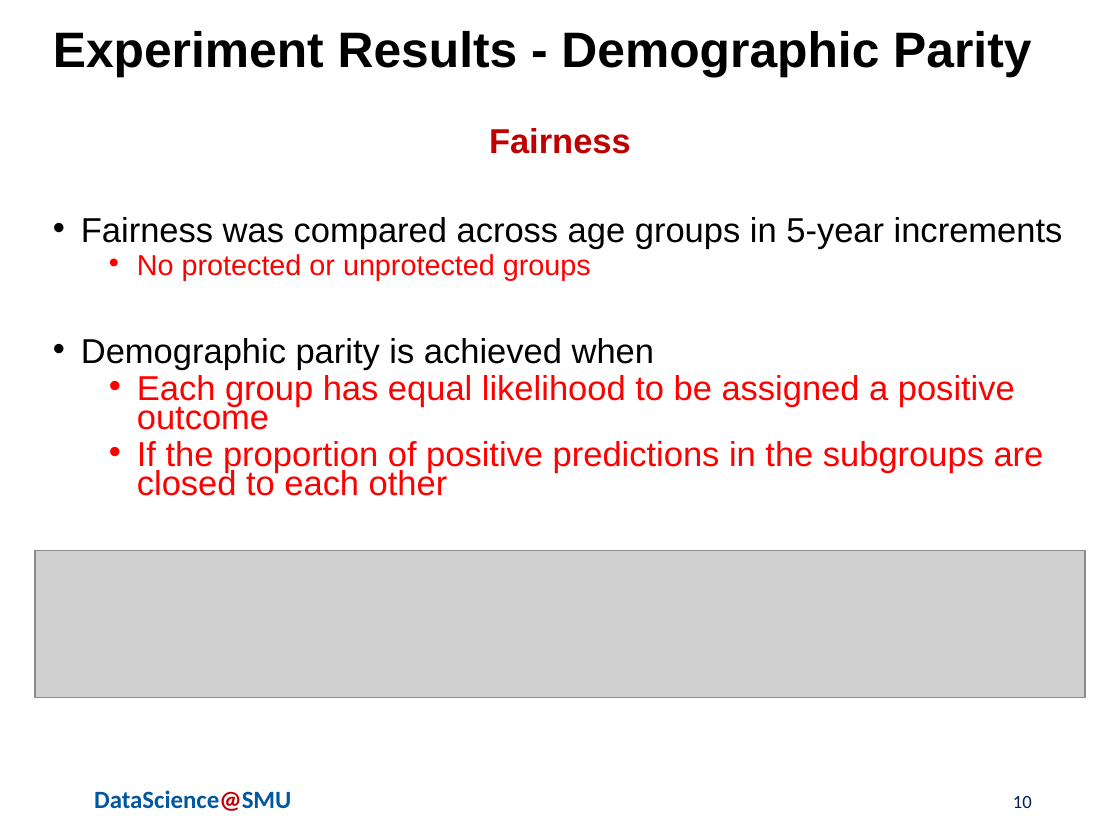
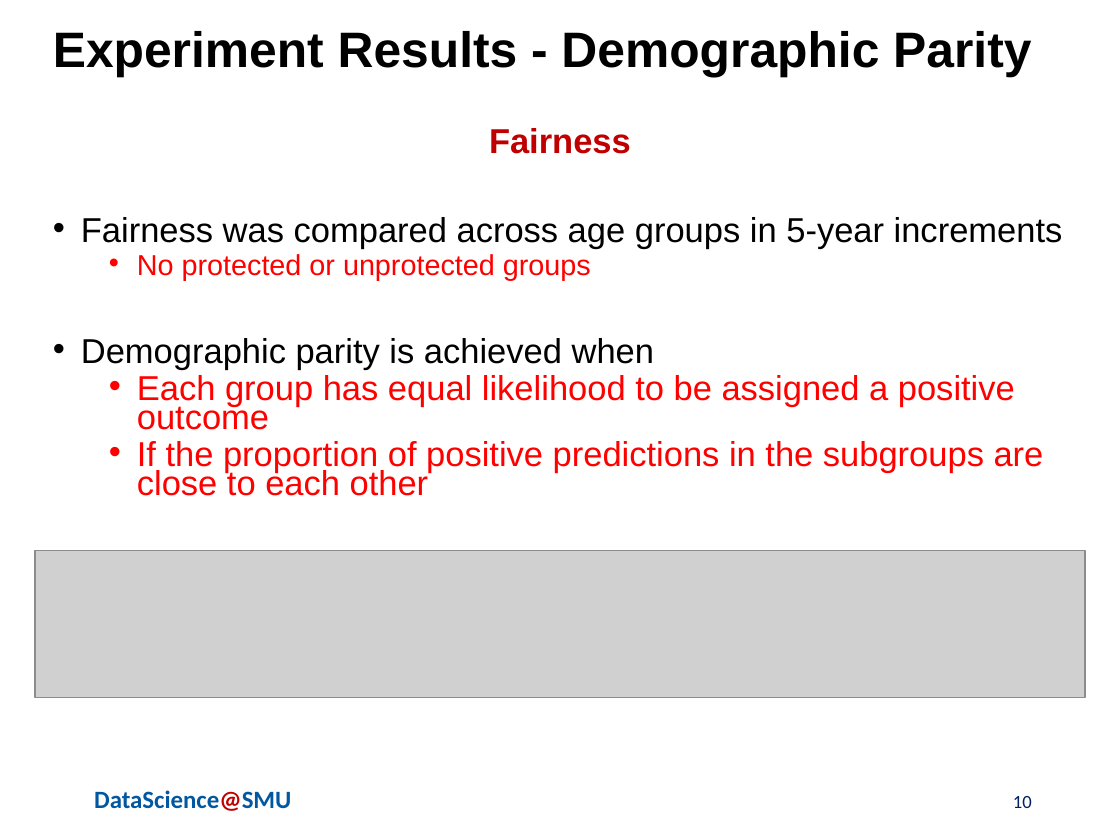
Before and after one commit to skhayden/Reducing-Age-Bias-in-Machine-Learning-An-Algorithmic-Approach, a slide deck: slide 10 of AdversarialBiasPresentation FINAL 7.9.20.pptx. Drawn at 1120x840 pixels with LibreOffice and Linux fonts; fonts in the diff are those of the drawing; grey boxes stand for pictures; background and template pictures are left out. Boxes give left, top, right and bottom in pixels: in the first picture for what was removed or moved away, otherwise in the second. Text is boxed around its words. In the diff, an @@ line names an element or a change of style, - is before the commit and + after.

```diff
--- a/AdversarialBiasPresentation FINAL 7.9.20.pptx
+++ b/AdversarialBiasPresentation FINAL 7.9.20.pptx
@@ text at [137,441,1044,496]: text changed @@
-  • If the proportion of positive predictions in the subgroups are closed to each other
+  • If the proportion of positive predictions in the subgroups are close to each other
```
Also in this commit, not shown: 1 other slide changed.
